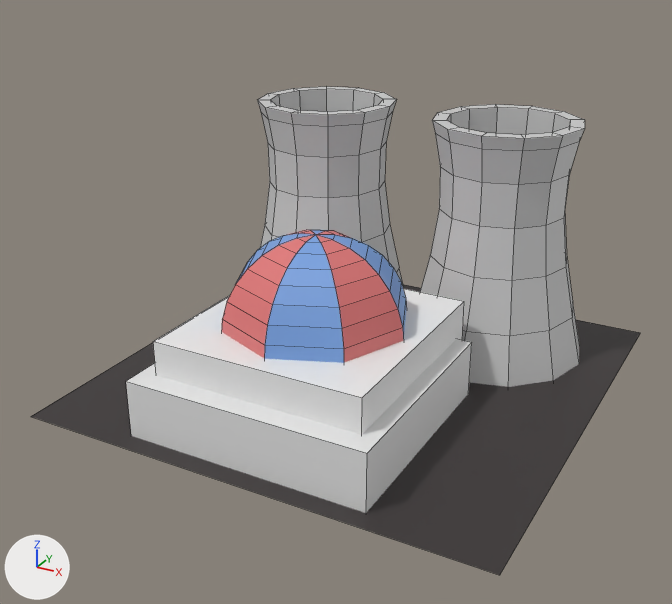
The FBX model UnstableTowers/Assets/Models/PowerPlant.fbx as it was, and as the next commit left it.
Camera for both pictures: a 50 mm lens placed at (5.02, -9.85, 5.85), pointed at (-0.11, -0.53, 1.19). The axes (+X, +Y, +Z) are drawn at lower left. The lights are the same throughout. Mesh edges are drawn as thin lines. Where no turn or scale is listed for an object, it has been applied to the vertices.
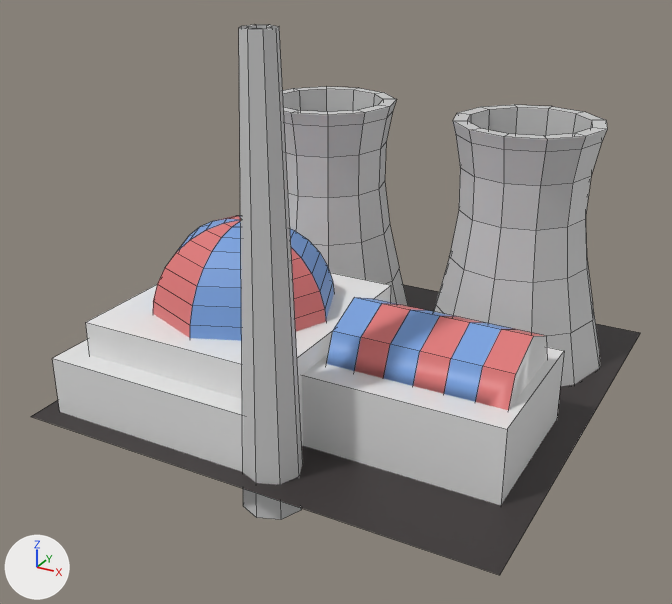
The change, as a diff of the scene's bpy script:
```diff
--- a/UnstableTowers/Assets/Models/PowerPlant.fbx.py
+++ b/UnstableTowers/Assets/Models/PowerPlant.fbx.py
@@ mat_material @@
+mat_material = principled_material('Material')
+mat_material.base_color = (0.8, 0.8, 0.8)  # white #e7e7e7
+mat_material.roughness = 0.4
@@ me_cube_003 @@
+me_cube_003.from_pydata(...)  # 64 vertices, 56 faces; spans x -1.0..1.53, y -1.0..1.0, z -2.17..1.0
+# faces by material slot: [12, 12, 32]
+me_cube_003.materials.append(mat_material_001)  # pink #e07878
+me_cube_003.materials.append(mat_material_002)  # blue #78a2e0
+me_cube_003.materials.append(mat_material)  # white #e7e7e7
@@ me_cylinder_003 @@
+me_cylinder_003.from_pydata(...)  # 32 vertices, 26 faces; spans x -0.35..0.35, y -0.35..0.35, z -0.44..4.74
+me_cylinder_003.materials.append(mat_material_005)  # light grey #cdcdcd
@@ ob_cube @@
 ob_cube = bpy.data.objects.new('Cube', me_cube_001)
-ob_cube.location = (-0.08, -0.89, -0.08)
+ob_cube.location = (-1.1, -0.88, -0.07)
@@ ob_cylinder @@
 ob_cylinder = bpy.data.objects.new('Cylinder', me_cylinder)
-ob_cylinder.location = (1.24, 1.6, 1.79)
+ob_cylinder.location = (1.5, 1.63, 1.8)
@@ ob_cube_001 @@
 ob_cube_001 = bpy.data.objects.new('Cube.001', me_cube_002)
-ob_cube_001.location = (-0.08, -1.09, 0.34)
+ob_cube_001.location = (-1.33, -1.08, 0.35)
 ob_cube_001.rotation_euler = (0.0, 3.142, 0.0)  # degrees (0, 180, 0)
-ob_cube_001.scale = (-1.55, -1.66, -0.391)
+ob_cube_001.scale = (-1.44, -1.66, -0.391)
@@ ob_cube_002 @@
+ob_cube_002 = bpy.data.objects.new('Cube.002', me_cube_003)
+ob_cube_002.location = (1.01, -0.96, 0.43)
+ob_cube_002.rotation_euler = (0.0, 0.0, -3.142)  # degrees (0, 0, -180)
+ob_cube_002.scale = (-1.06, -1.0, -0.49)
@@ ob_cylinder_002 @@
+ob_cylinder_002 = bpy.data.objects.new('Cylinder.002', me_cylinder_003)
+ob_cylinder_002.location = (0.18, -2.51, -0.01)
```

Where the change shows, as pixel boxes (x1, y1, x2, y2) in the pictures (672 x 604 px):
'Cube', moved
    before: (153, 230, 464, 435)
    after: (86, 216, 391, 446)
'Cylinder', moved
    before: (420, 104, 585, 387)
    after: (433, 105, 607, 386)
'Cube.002', added
    after: (302, 297, 564, 505)
    faces in mat_material (white #e7e7e7): (302, 336, 564, 505)
    faces in mat_material_001 (pink #e07878): (355, 303, 545, 410)
    faces in mat_material_002 (blue #78a2e0): (327, 297, 512, 402)
'Cube.001', moved, rescaled
    before: (126, 339, 472, 513)
    after: (52, 339, 244, 472)
'Cylinder.002', added
    after: (239, 25, 303, 519)
